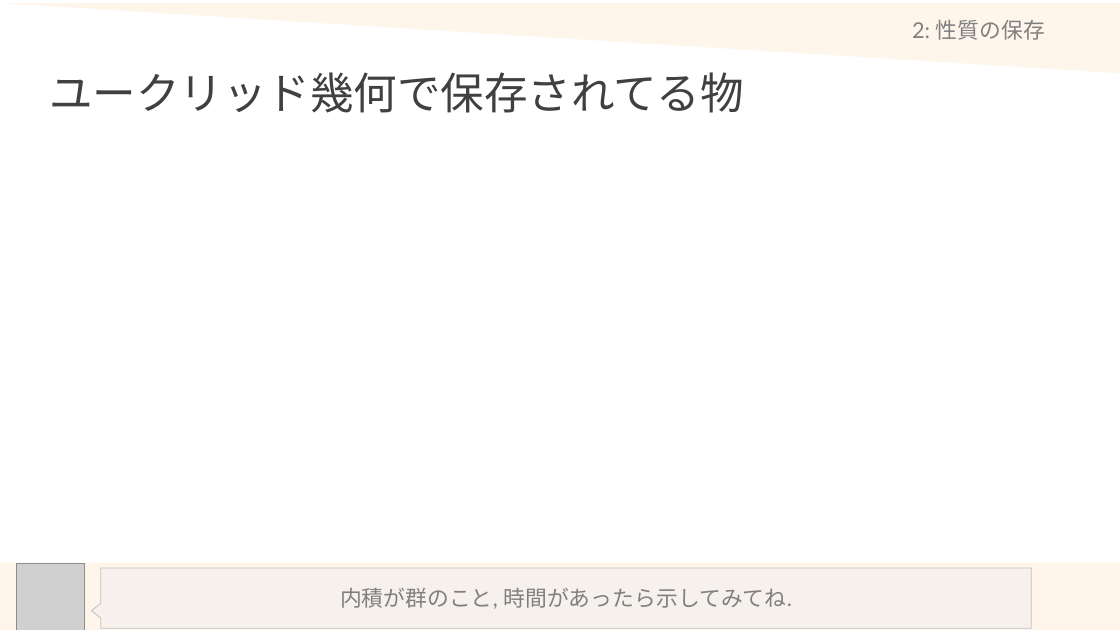
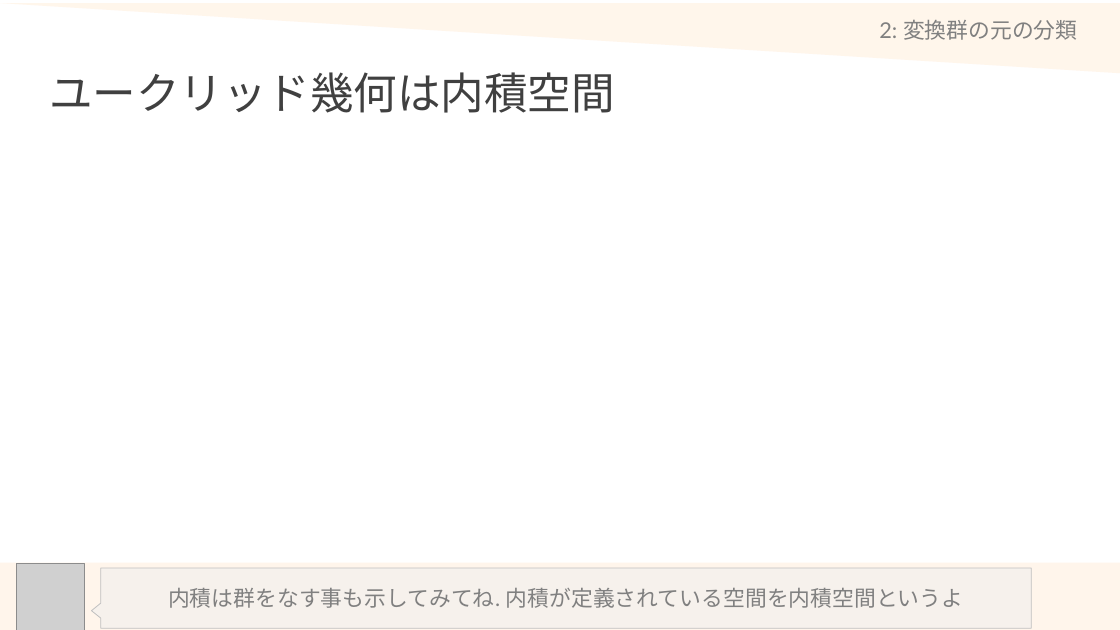
Before and after one commit to math-er/hyperbolic-space, a slide deck: slide 19 of Section2(上半平面とポアンカレ計量)/1-EuclidSpace.pptx. Drawn at 1120x630 pixels with LibreOffice and Linux fonts; fonts in the diff are those of the drawing; grey boxes stand for pictures. Boxes give left, top, right and bottom in pixels: in the first picture for what was removed or moved away, otherwise in the second. Text is boxed around its words. In the diff, an @@ line names an element or a change of style, - is before the commit and + after.

```diff
--- a/Section2(上半平面とポアンカレ計量)/1-EuclidSpace.pptx
+++ b/Section2(上半平面とポアンカレ計量)/1-EuclidSpace.pptx
@@ title at (879,20,1077,40): text changed @@
-2: 性質の保存
+2: 変換群の元の分類
@@ title at (49,72,614,113): text changed @@
-ユークリッド幾何で保存されてる物
+ユークリッド幾何は内積空間
@@ text in speech box at (168,588,963,608): text changed @@
-内積が群のこと, 時間があったら示してみてね.
+内積は群をなす事も示してみてね. 内積が定義されている空間を内積空間というよ
```
Also in this commit, not shown: 11 other slides changed, 7 slides added, 1 slide removed.
